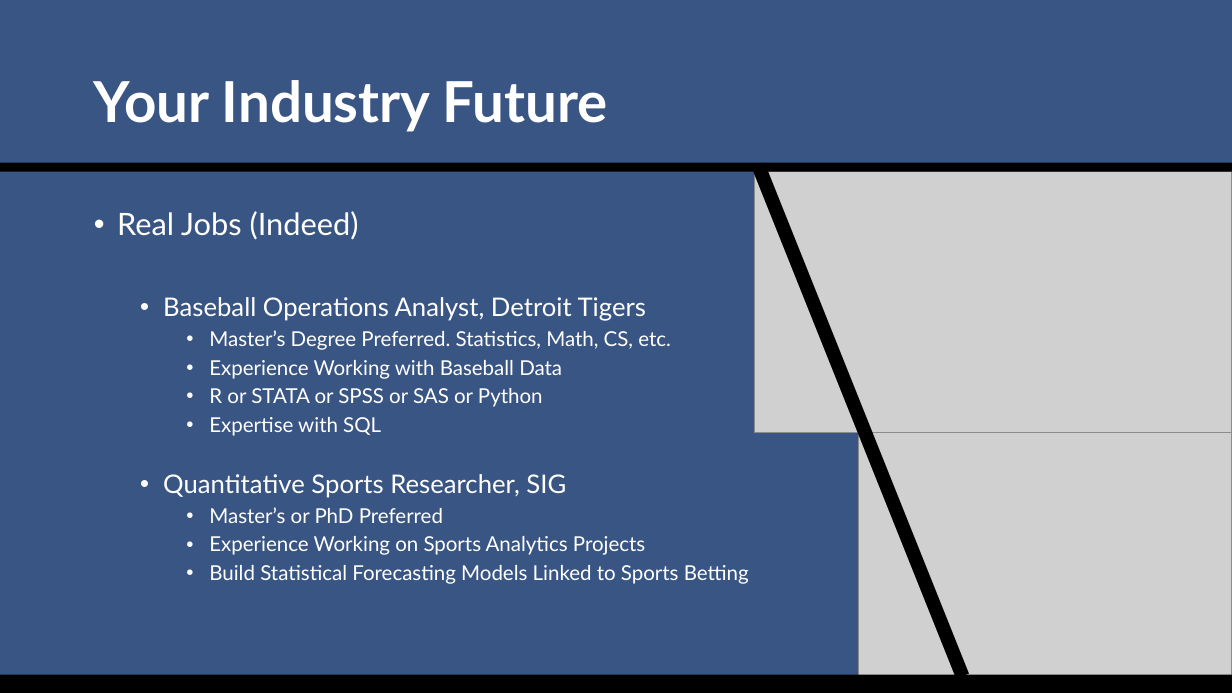
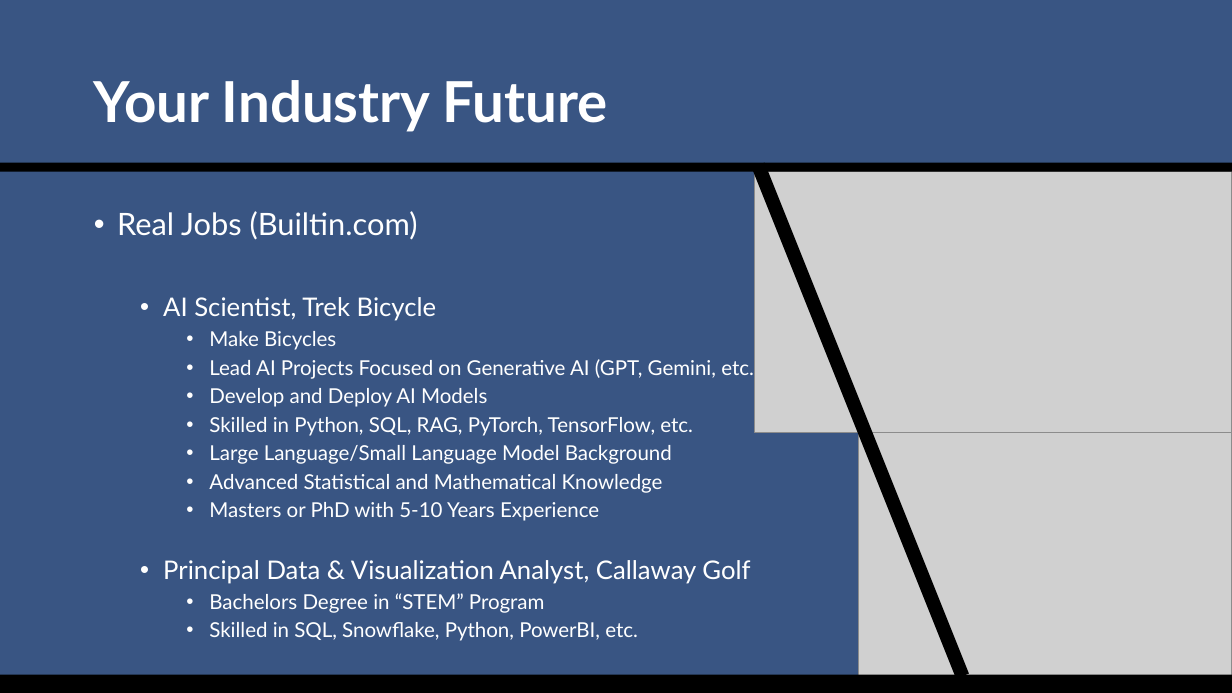
Before and after one commit to SuperMarioGiacomazzo/STOR538_WEBSITE, a slide deck: slide 21 of Slides/Sports Analytics 3/Sports_Analytics_3_Lecture.pptx. Drawn at 1232x693 pixels with LibreOffice and Linux fonts; fonts in the diff are those of the drawing; grey boxes stand for pictures. Boxes give left, top, right and bottom in pixels: in the first picture for what was removed or moved away, otherwise in the second. Text is boxed around its words. In the diff, an @@ line names an element or a change of style, - is before the commit and + after.

```diff
--- a/Slides/Sports Analytics 3/Sports_Analytics_3_Lecture.pptx
+++ b/Slides/Sports Analytics 3/Sports_Analytics_3_Lecture.pptx
@@ text at (117,211,759,641): text changed @@
-• Real Jobs (Indeed)
-  • Baseball Operations Analyst, Detroit Tigers
-    • Master’s Degree Preferred. Statistics, Math, CS, etc.
-    • Experience Working with Baseball Data
-    • R or STATA or SPSS or SAS or Python
-    • Expertise with SQL
-  • Quantitative Sports Researcher, SIG
-    • Master’s or PhD Preferred
-    • Experience Working on Sports Analytics Projects
-    • Build Statistical Forecasting Models Linked to Sports Betting
+• Real Jobs (Builtin.com)
+  • AI Scientist, Trek Bicycle
+    • Make Bicycles
+    • Lead AI Projects Focused on Generative AI (GPT, Gemini, etc.)
+    • Develop and Deploy AI Models
+    • Skilled in Python, SQL, RAG, PyTorch, TensorFlow, etc.
+    • Large Language/Small Language Model Background
+    • Advanced Statistical and Mathematical Knowledge
+    • Masters or PhD with 5-10 Years Experience
+  • Principal Data & Visualization Analyst, Callaway Golf
+    • Bachelors Degree in “STEM” Program
+    • Skilled in SQL, Snowflake, Python, PowerBI, etc.
```
Also in this commit, not shown: 9 other slides changed, 1 slide added, 1 slide removed, 7 other files.
